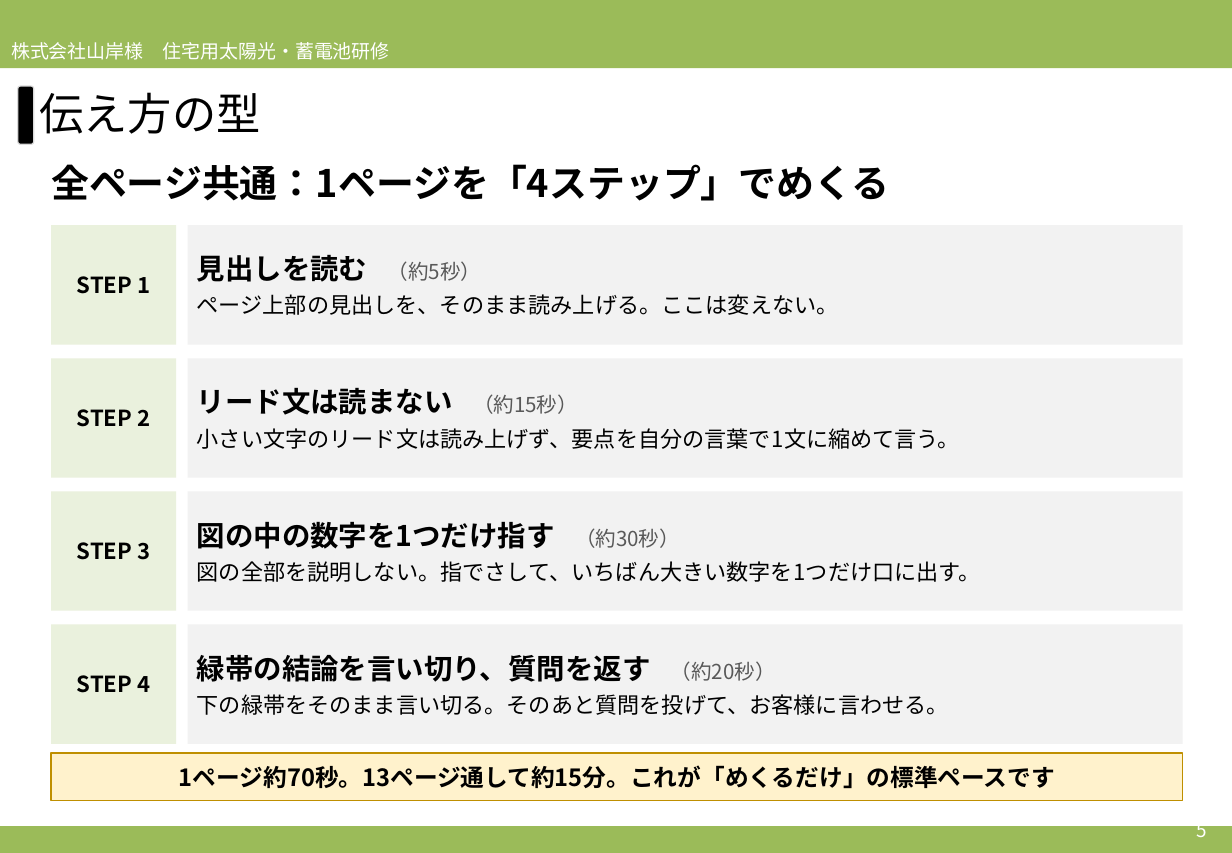
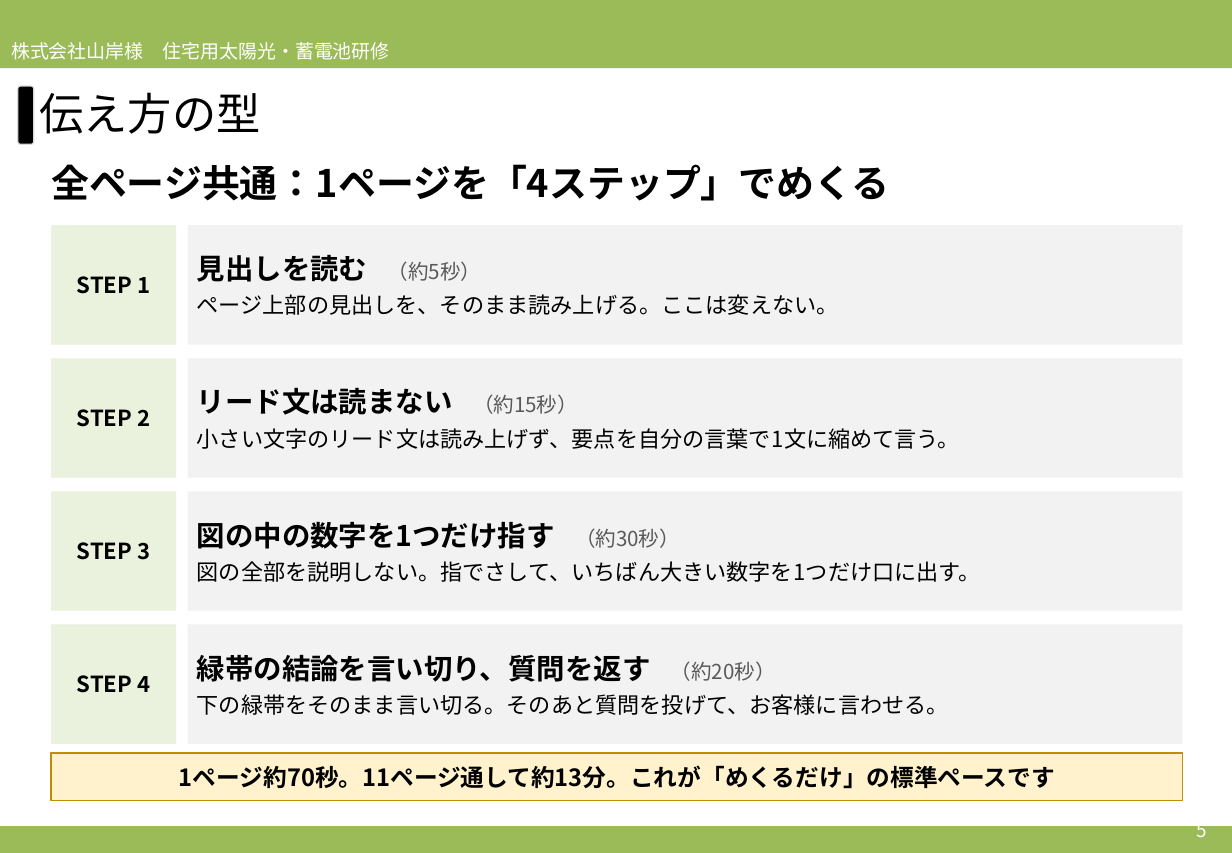
Before and after one commit to soshiro-iki-sys/-, a slide deck: slide 5 of slides/2026営業研修_必要性訴求パート_アプローチブックの伝え方.pptx. Drawn at 1232x853 pixels with LibreOffice and Linux fonts; fonts in the diff are those of the drawing. Boxes give left, top, right and bottom in pixels: in the first picture for what was removed or moved away, otherwise in the second. Text is boxed around its words. In the diff, an @@ line names an element or a change of style, - is before the commit and + after.

```diff
--- a/slides/2026営業研修_必要性訴求パート_アプローチブックの伝え方.pptx
+++ b/slides/2026営業研修_必要性訴求パート_アプローチブックの伝え方.pptx
@@ text in rectangle at (179, 765, 1055, 789): text changed @@
-1ページ約70秒。13ページ通して約15分。これが「めくるだけ」の標準ペースです
+1ページ約70秒。11ページ通して約13分。これが「めくるだけ」の標準ペースです
```
Also in this commit, not shown: 8 other slides changed, 6 slides removed, 2 other files.
